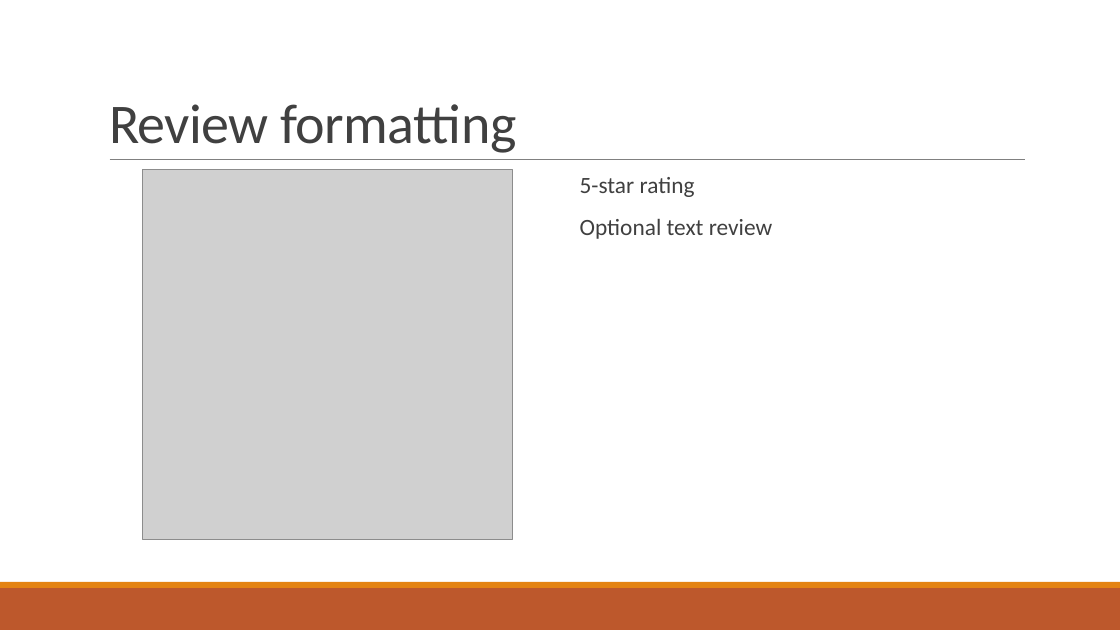
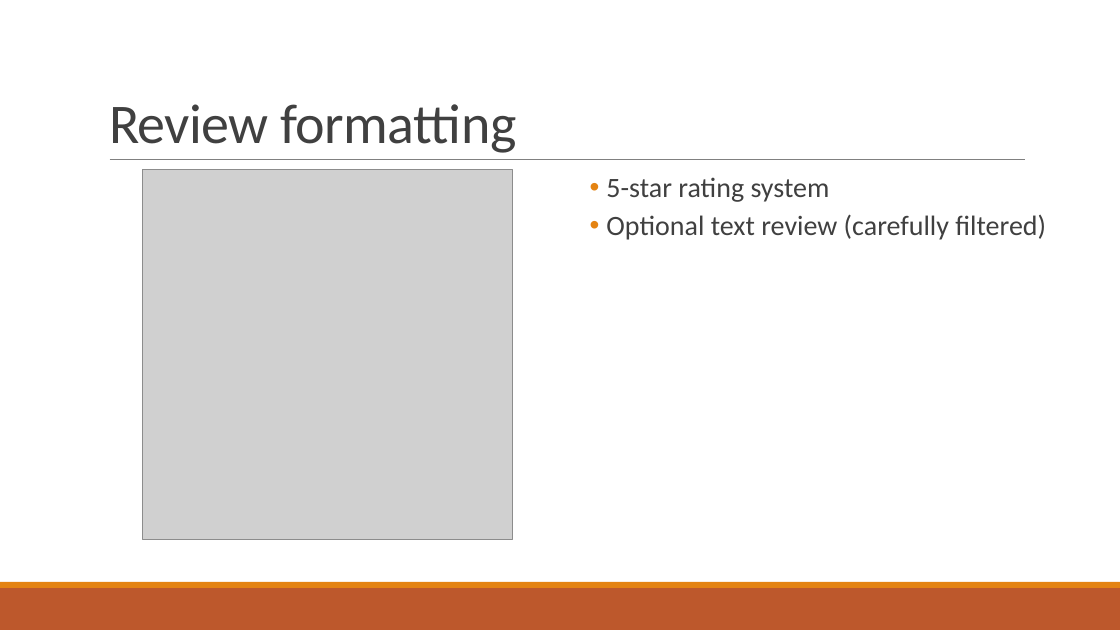
Before and after one commit to dragosthealex/roomies, a slide deck: slide 10 of resources/presentation1/final_presentation.pptx. Drawn at 1120x630 pixels with LibreOffice and Linux fonts; fonts in the diff are those of the drawing; grey boxes stand for pictures. Boxes give left, top, right and bottom in pixels: in the first picture for what was removed or moved away, otherwise in the second. Text is boxed around its words. In the diff, an @@ line names an element or a change of style, - is before the commit and + after.

```diff
--- a/resources/presentation1/final_presentation.pptx
+++ b/resources/presentation1/final_presentation.pptx
@@ text at [606, 177, 1046, 240]: text changed; size 20 to 24 pt @@
-  5-star rating
-  Optional text review
+  • 5-star rating system
+  • Optional text review (carefully filtered)
```
Also in this commit, not shown: 19 other slides changed, 10 slides added, 4 slides removed, 4 other files.
